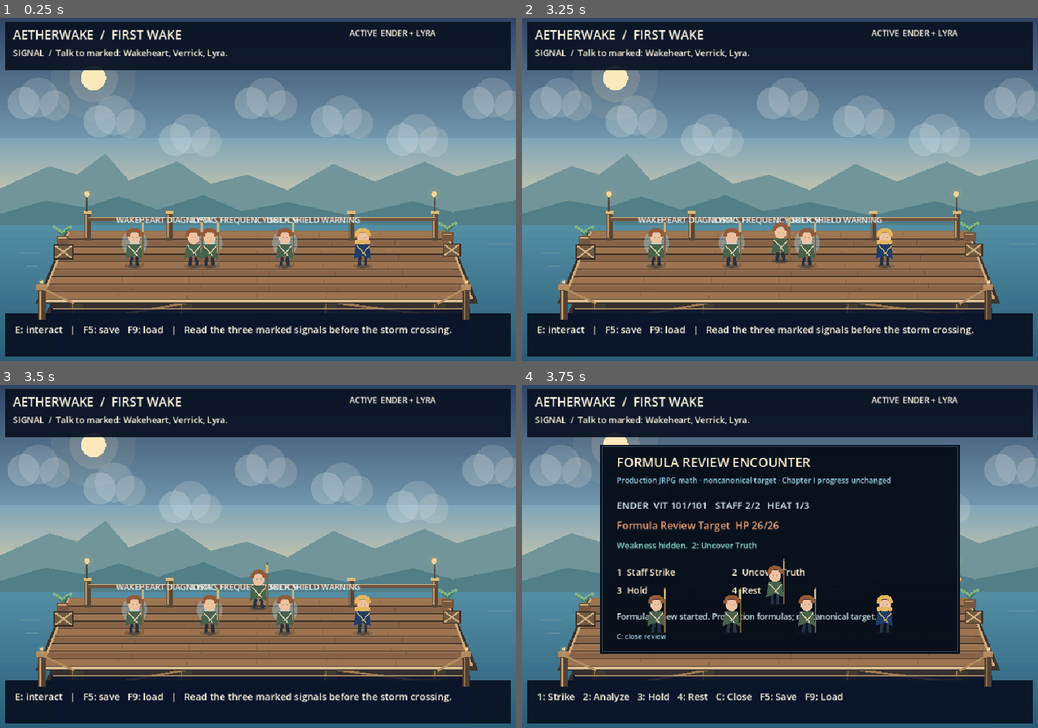
Above: before the commit, frames 1-4 (two rows, left to right).
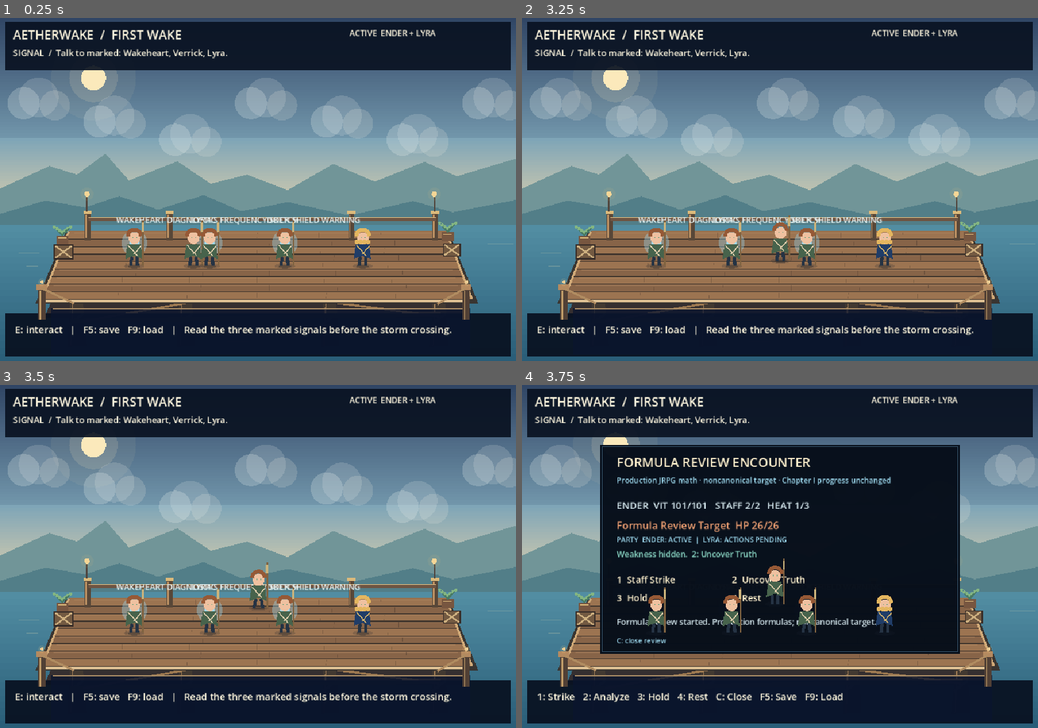
Above: after the commit, the same moments.

Repository: ndrorchestration/ToSailaStarrySky-jrpg
Game: Godot game, scene res://scenes/first_wake_chapter1_player_preview.tscn
Two runs of this game, one before a commit and one after it. Both use one fixed random seed, a clock stepped at 60 frames per second and the inputs below.
Inputs:
- Up to frame 1 (0.25 s): no input
- Up to frame 2 (3.25 s): tap Enter at 0.5, 2 s; hold Right (ui_right) 0.53-1.28 s; tap 1 (aetherwake_ch1_choice_a) at 0.6 s; tap Space at 1.25 s; hold Down (ui_down) 1.28-2.03 s; tap 2 (aetherwake_ch1_choice_b) at 1.35 s; hold Right (ui_right) 2.03-2.78 s; tap 3 (aetherwake_ch1_choice_c) at 2.1 s; hold Up (ui_up) from 2.78 s (still down); tap 4 (aetherwake_ch1_combat_rest) at 2.85 s
- Up to frame 3 (3.5 s): keep holding Up (ui_up)
- Up to frame 4 (3.75 s): release Up (ui_up) at 3.53 s; hold Left (ui_left) from 3.53 s (still down); tap C (aetherwake_ch1_formula_review) at 3.6 s

Frames 1-3 are identical in both runs. In frame 4, 2.8% of the frame differs, in the area x 18-69%, y 44-76%.

Commit message:
feat(godot): show fail-closed party turn authority in Wind Shear UI

Diff:
--- a/godot/scripts/first_wake_chapter1_review.gd
+++ b/godot/scripts/first_wake_chapter1_review.gd
@@ -13,6 +13,7 @@
 const InputPolicy = preload("res://scripts/first_wake_chapter1_input_policy.gd")
 const FormulaEncounter = preload("res://scripts/first_wake_formula_encounter.gd")
 const CurrentEnemyAdapter = preload("res://scripts/first_wake_current_enemy_adapter.gd")
+const PartyCombatAuthority = preload("res://scripts/first_wake_party_combat_authority.gd")
 
 const DECK_BOUNDS := Rect2(Vector2(110, 404), Vector2(740, 118))
 const INTERACT_DISTANCE := 74.0
@@ -56,6 +57,7 @@
 var resolved_epilogue: Dictionary = {}
 var formula_encounter = FormulaEncounter.new()
 var current_enemy_adapter = CurrentEnemyAdapter.new()
+var party_combat_authority = PartyCombatAuthority.new()
 var active_hazard_encounter_id: String = ""
 var save_store = SaveStore.new()
 
@@ -245,12 +247,28 @@
         Color("#f0a072")
     )
 
+    var party_rows := party_combat_authority.surface_for_party(chapter.desired_active_party_ids())
+    var party_bits: Array[String] = []
+    for row in party_rows:
+        var actor_id := str(row.get("actorId", "")).to_upper()
+        var turn_status := "ACTIVE" if bool(row.get("canTakeFormulaTurn", false)) else "ACTIONS PENDING"
+        party_bits.append(actor_id + ": " + turn_status)
+    draw_string(
+        ThemeDB.fallback_font,
+        Vector2(176, 294),
+        "PARTY  " + "  |  ".join(party_bits),
+        HORIZONTAL_ALIGNMENT_LEFT,
+        610,
+        13,
+        Color("#9dd9ee")
+    )
+
     var analysis_text := "Weakness hidden.  2: Uncover Truth"
     if formula_encounter.weakness_revealed():
         analysis_text = "ANALYZED: " + str(formula_encounter.target.get("weakness", ""))
     draw_string(
         ThemeDB.fallback_font,
-        Vector2(176, 306),
+        Vector2(176, 322),
         analysis_text,
         HORIZONTAL_ALIGNMENT_LEFT,
         610,
@@ -258,10 +276,10 @@
         Color("#8cdbc8")
     )
 
-    draw_string(ThemeDB.fallback_font, Vector2(176, 356), "1  Staff Strike", HORIZONTAL_ALIGNMENT_LEFT, -1, 17, Color("#fff1ce"))
-    draw_string(ThemeDB.fallback_font, Vector2(390, 356), "2  Uncover Truth", HORIZONTAL_ALIGNMENT_LEFT, -1, 17, Color("#fff1ce"))
-    draw_string(ThemeDB.fallback_font, Vector2(176, 390), "3  Hold", HORIZONTAL_ALIGNMENT_LEFT, -1, 17, Color("#fff1ce"))
-    draw_string(ThemeDB.fallback_font, Vector2(390, 390), "4  Rest", HORIZONTAL_ALIGNMENT_LEFT, -1, 17, Color("#fff1ce"))
+    draw_string(ThemeDB.fallback_font, Vector2(176, 370), "1  Staff Strike", HORIZONTAL_ALIGNMENT_LEFT, -1, 17, Color("#fff1ce"))
+    draw_string(ThemeDB.fallback_font, Vector2(390, 370), "2  Uncover Truth", HORIZONTAL_ALIGNMENT_LEFT, -1, 17, Color("#fff1ce"))
+    draw_string(ThemeDB.fallback_font, Vector2(176, 404), "3  Hold", HORIZONTAL_ALIGNMENT_LEFT, -1, 17, Color("#fff1ce"))
+    draw_string(ThemeDB.fallback_font, Vector2(390, 404), "4  Rest", HORIZONTAL_ALIGNMENT_LEFT, -1, 17, Color("#fff1ce"))
 
     var status := formula_encounter.last_log()
     if formula_encounter.player_defeated:
@@ -273,7 +291,7 @@
             status = "TARGET CLEARED. C closes review; Chapter I state remains unchanged."
     draw_string(
         ThemeDB.fallback_font,
-        Vector2(176, 438),
+        Vector2(176, 448),
         status,
         HORIZONTAL_ALIGNMENT_LEFT,
         610,
@@ -283,7 +301,7 @@
 
     draw_string(
         ThemeDB.fallback_font,
-        Vector2(176, 474),
+        Vector2(176, 482),
         ("C: confirm / close encounter" if authored_hazard else "C: close review"),
         HORIZONTAL_ALIGNMENT_LEFT,
         -1,
